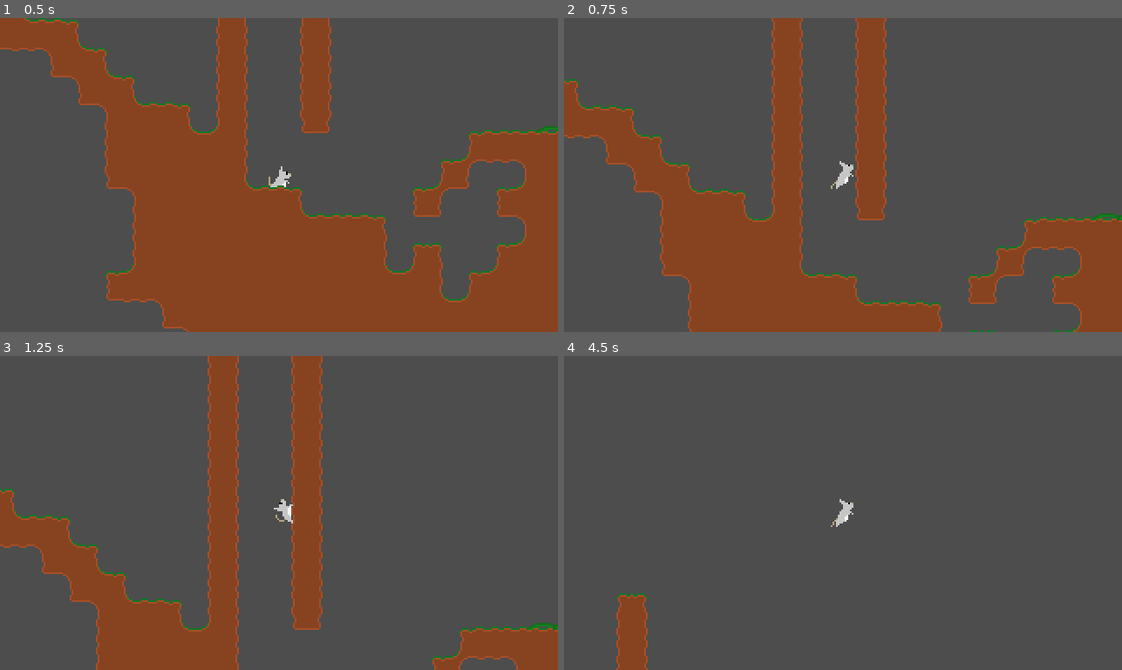
Above: before the commit, frames 1-4 (two rows, left to right).
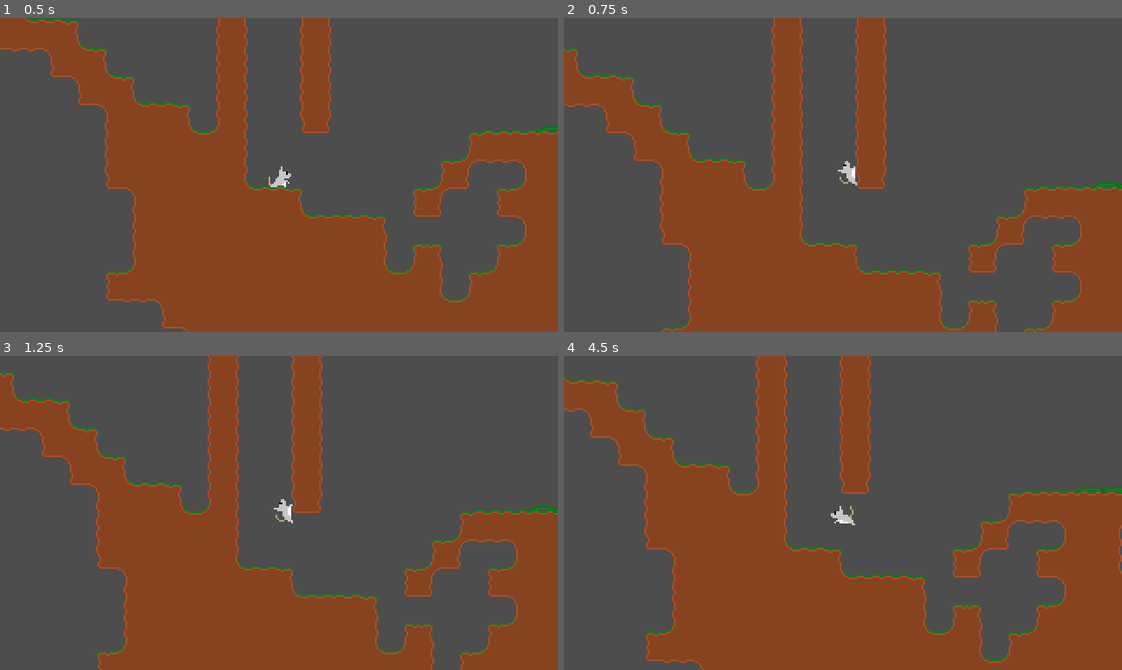
Above: after the commit, the same moments.

Repository: izzicoras/nomgame-godot
Game: Godot game, scene res://world.tscn
Two runs of this game, one before a commit and one after it. Both use one fixed random seed, a clock stepped at 60 frames per second and the inputs below.
Inputs (mouse positions are in pixels of both pictures, inside the frame that each line leads up to):
- Up to frame 1 (0.5 s): no input
- Up to frame 2 (0.75 s): tap Enter at 0.5 s; move the mouse to (965, 159) at 0.52 s; hold D (move_right) from 0.53 s (still down); hold Space (jump) from 0.53 s (still down)
- Up to frame 3 (1.25 s): keep holding D (move_right); keep holding Space (jump)
- Up to frame 4 (4.5 s): move the mouse to (731, 528) at 1.27 s; release Space (jump) at 1.28 s; tap Space (jump) at 1.35, 1.52, 1.82, 2.85, 3.02, 3.32, 4.35 s; move the mouse to (898, 443) at 2.02 s; release D (move_right) at 2.03 s; hold A (move_left) 2.03-2.78 s; hold Space (jump) 2.03-2.78 s; move the mouse to (815, 575) at 2.77 s; hold D (move_right) 2.78-4.28 s; move the mouse to (1010, 560) at 3.52 s; hold Space (jump) 3.53-4.28 s; tap R (restart, bound only after the commit) at 4.15 s; move the mouse to (675, 465) at 4.27 s; hold A (move_left) from 4.28 s (still down)

Frame 1 is identical in both runs. In frame 2, 18% of the frame differs, in the area x 0-100%, y 0-100%; in frame 3, 31%; in frame 4, 43%.

Commit message:
Game update

Diff:
--- a/components/wall_slide_component.gd
+++ b/components/wall_slide_component.gd
@@ -1,5 +1,7 @@
 class_name WallSlideComponent
 extends Node
+
+@export var jumpoff_velocity: float = 250.0
 
 var is_wall_sliding: bool = false
 var wall_normal: float = 0.0
@@ -9,20 +11,23 @@
 var epsilon: float = 0.01
 
 func is_able_to_jump() -> bool:
+	return is_wall_sliding
 	return wall_normal != prev_wall_normal or abs(wall_position - prev_wall_position) > epsilon
 
-func handle_wall_slide(body: CharacterBody2D, delta: float, direction: float, is_jump_pressed) -> void:
+func handle_wall_slide(body: CharacterBody2D, delta: float, direction: float, is_jump_pressed: bool) -> void:
 	if body.is_on_floor():
 		wall_normal = 0.0
 		wall_position = 0.0
 
 	if is_jump_pressed:
+		print("wall")
+		body.velocity += Vector2.RIGHT * wall_normal * jumpoff_velocity
 		prev_wall_normal = wall_normal
 		prev_wall_position = wall_position
 		wall_normal = 0.0
 		wall_position = 0.0
 
-	if body.is_on_wall() and body.get_wall_normal().x == -direction and body.velocity.y > 0:
+	if body.is_on_wall() and body.get_wall_normal().x == -direction:
 		body.velocity.y *= 0.5
 		is_wall_sliding = true
 		wall_normal = body.get_wall_normal().x
--- a/project.godot
+++ b/project.godot
@@ -49,6 +49,16 @@
 , Object(InputEventKey,"resource_local_to_scene":false,"resource_name":"","device":-1,"window_id":0,"alt_pressed":false …(186 unchanged characters)…
 ]
 }
+restart={
+"deadzone": 0.5,
+"events": [Object(InputEventKey,"resource_local_to_scene":false,"resource_name":"","device":-1,"window_id":0,"alt_pressed":false,"shift_pressed":false,"ctrl_pressed":false,"meta_pressed":false,"pressed":false,"keycode":0,"physical_keycode":82,"key_label":0,"unicode":114,"location":0,"echo":false,"script":null)
+]
+}
+exit={
+"deadzone": 0.5,
+"events": [Object(InputEventKey,"resource_local_to_scene":false,"resource_name":"","device":-1,"window_id":0,"alt_pressed":false,"shift_pressed":false,"ctrl_pressed":false,"meta_pressed":false,"pressed":false,"keycode":0,"physical_keycode":4194305,"key_label":0,"unicode":0,"location":0,"echo":false,"script":null)
+]
+}
 
 [rendering]
 
--- /dev/null
+++ b/world.gd
@@ -0,0 +1,14 @@
+extends Node2D
+
+
+# Called when the node enters the scene tree for the first time.
+func _ready() -> void:
+	pass # Replace with function body.
+
+
+# Called every frame. 'delta' is the elapsed time since the previous frame.
+func _process(delta: float) -> void:
+	if Input.is_action_just_pressed("restart"):
+		get_tree().reload_current_scene()
+	if Input.is_action_just_pressed("exit"):
+		get_tree().quit()
--- a/world.tscn
+++ b/world.tscn
@@ -1,6 +1,7 @@
-[gd_scene load_steps=8 format=4 uid="uid://b5eryl0v424p"]
+[gd_scene load_steps=9 format=4 uid="uid://b5eryl0v424p"]
 
 [ext_resource type="Texture2D" uid="uid://d4a8jq7b3ymdg" path="res://art/tiles 1.png" id="1_hdaoo"]
+[ext_resource type="Script" path="res://world.gd" id="1_yljw1"]
 [ext_resource type="Script" path="res://addons/TileMapDual/TileMapDual.gd" id="2_vcy6h"]
 [ext_resource type="PackedScene" uid="uid://baukenqi64mkh" path="res://player.tscn" id="3_4op05"]
 [ext_resource type="PackedScene" uid="uid://dhyimehqwpyde" path="res://plant_enemy.tscn" id="4_xyrt3"]
@@ -46,7 +47,8 @@
 physics_layer_0/physics_material = SubResource("PhysicsMaterial_x42wd")
 sources/0 = SubResource("TileSetAtlasSource_oagnt")
 
-[node name="Node2D" type="Node2D"]
+[node name="World" type="Node2D"]
+script = ExtResource("1_yljw1")
 
 [node name="World" type="TileMapLayer" parent="."]
 self_modulate = Color(1, 1, 1, 0)
